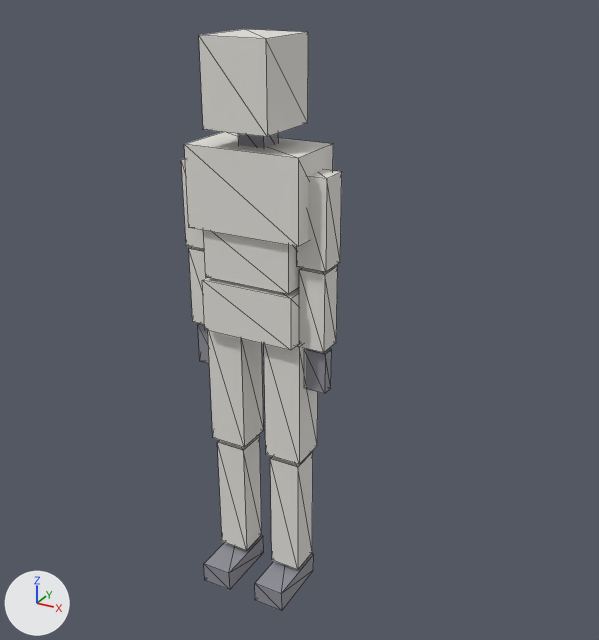
What one commit did to the glTF model Runtime/Манекен/Манекен.glb.
Both versions are drawn from a camera (50 mm lens) standing at (1.207, -1.961, 1.927) and looking at (0.099, 0.053, 0.92). The lights are fixed; the arrows at lower left show +X, +Y and +Z. The older version comes first. Mesh edges are drawn as thin lines. Vertices at exactly the same position are counted once.

Objects in the first picture: 'Тело'.
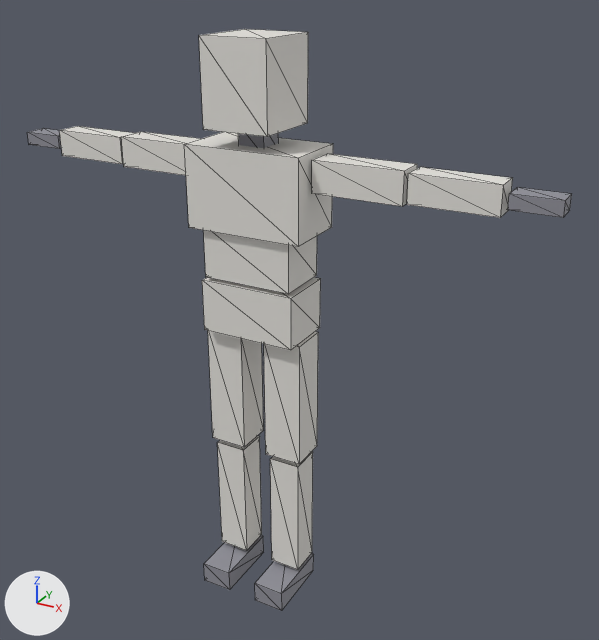
What the commit changed:
me_тело_манекена is used by ob_тело; location (0.0, 0.0, 0.0).
me_тело_манекена had 136 vertices, 204 faces and spanned x -0.23..0.23, y -0.16..0.1, z -0.01..1.74.
me_тело_манекена now has 136 vertices, 204 faces and spans x -0.85..0.85, y -0.16..0.1, z -0.01..1.74.
me_тело_манекена part 1: the loose piece of 8 vertices spanning x 0.14..0.23, y -0.05..0.05, z 1.13..1.39 is scaled about its middle by (2.89, 1, 0.346), then moved by (0.13, 0.0, 0.13).
me_тело_манекена part 2: the loose piece of 8 vertices spanning x 0.15..0.23, y -0.04..0.04, z 0.88..1.12 is scaled about its middle by (3, 1, 0.333), then moved by (0.39, 0.0, 0.39).
me_тело_манекена part 3: the loose piece of 8 vertices spanning x -0.23..-0.14, y -0.05..0.05, z 1.13..1.39 is scaled about its middle by (2.89, 1, 0.346), then moved by (-0.13, 0.0, 0.13).
me_тело_манекена part 4: the loose piece of 8 vertices spanning x -0.23..-0.15, y -0.04..0.04, z 0.88..1.12 is scaled about its middle by (3, 1, 0.333), then moved by (-0.39, 0.0, 0.39).
me_тело_манекена part 5: the loose piece of 8 vertices spanning x 0.16..0.22, y -0.02..0.02, z 0.74..0.87 is scaled about its middle by (1.86, 1.75, 0.308), then moved by (0.59, 0.0, 0.59).
me_тело_манекена part 6: the loose piece of 8 vertices spanning x -0.22..-0.16, y -0.02..0.02, z 0.74..0.87 is scaled about its middle by (1.86, 1.75, 0.308), then moved by (-0.59, 0.0, 0.59).

Changed parts and their boxes (x1, y1, x2, y2) in the pictures (599 x 640 px; the box of a moved part takes in the faces that stretch with it):
'Тело', reshaped (237% wider): before (181, 29, 342, 611); after (27, 29, 572, 611)
part 1 of me_тело_манекена, moved or reshaped: before (297, 170, 342, 272); after (312, 153, 417, 206)
part 2 of me_тело_манекена, moved or reshaped: before (299, 265, 338, 353); after (407, 167, 513, 218)
part 3 of me_тело_манекена, moved or reshaped: before (181, 158, 204, 249); after (121, 131, 200, 175)
part 4 of me_тело_манекена, moved or reshaped: before (189, 247, 207, 324); after (60, 126, 133, 164)
part 5 of me_тело_манекена, moved or reshaped: before (306, 349, 332, 394); after (508, 187, 572, 218)
part 6 of me_тело_манекена, moved or reshaped: before (198, 323, 209, 363); after (27, 128, 61, 149)
